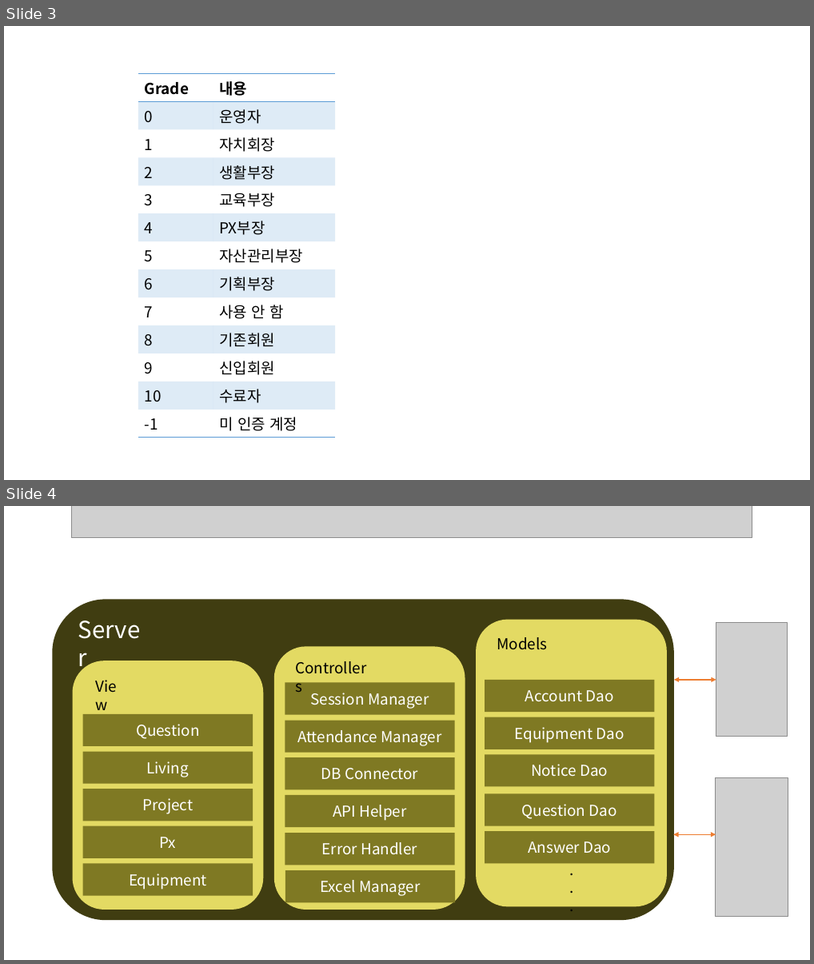
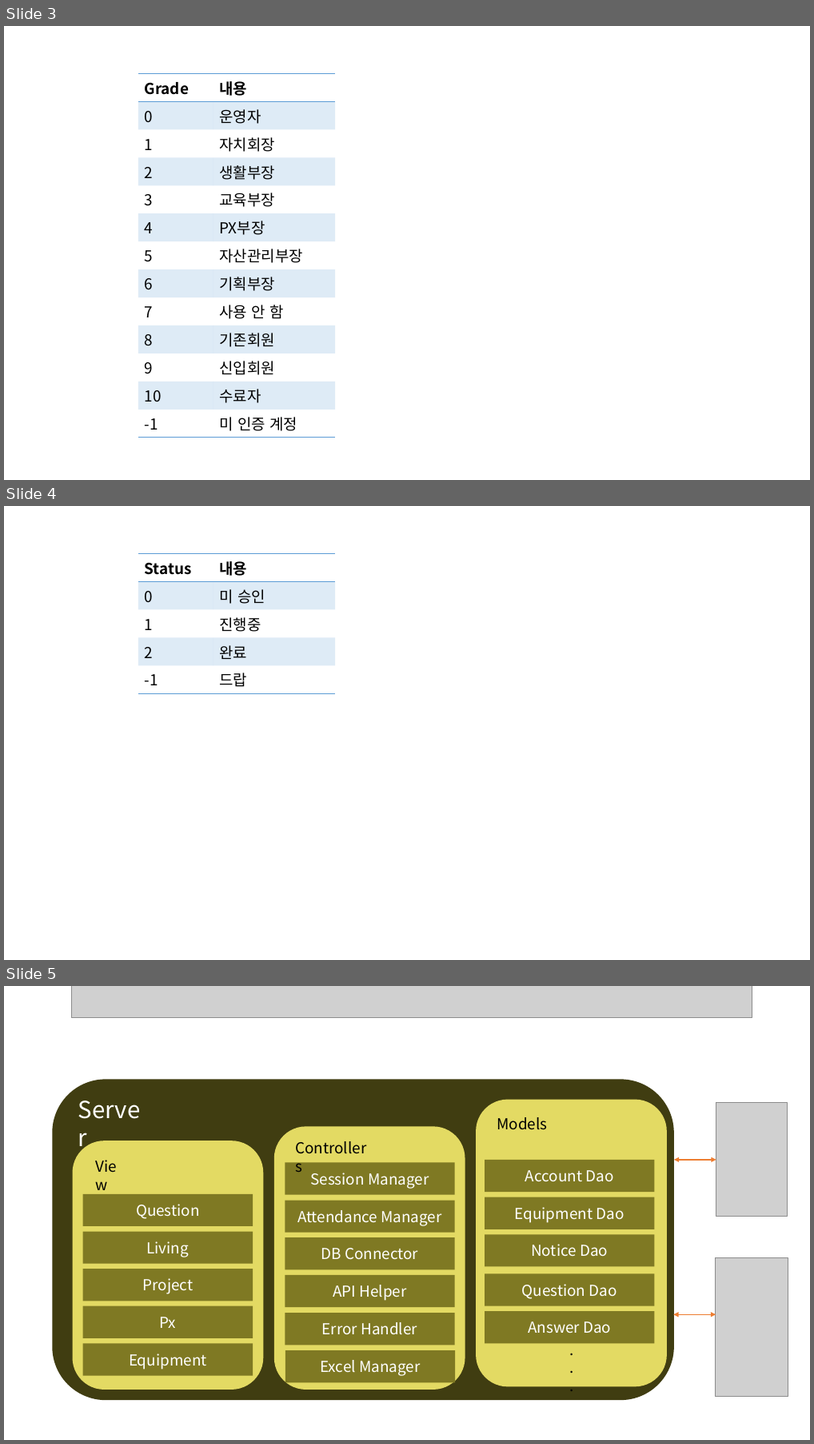
Before and after one commit to Jeonilju/RenewSecsm, a slide deck: 문서/프레젠테이션1.pptx. Shown one above the other, each under a label of ours: slides 3 and 4 before the commit, slides 3, 4 and 5 after it. The pictures are 814x964 and 814x1444 pixels, drawn with LibreOffice and Linux fonts; fonts in the diff are those of the drawing; grey boxes stand for pictures. Boxes give left, top, right and bottom in pixels: in the first picture for what was removed or moved away, otherwise in the second. Text is boxed around its words. In the diff, an @@ line names an element or a change of style, - is before the commit and + after.

```diff
--- a/문서/프레젠테이션1.pptx
+++ b/문서/프레젠테이션1.pptx
@@ slide 4 added at bbox=[4, 506, 810, 960], background #FFFFFF @@
@@ table added at bbox=[138, 554, 335, 690], 5 rows, 2 columns @@
+Status | 내용
+0 | 미 승인
+1 | 진행중
+2 | 완료
+-1 | 드랍
@@ what was slide 4 is now slide 5 @@
```
Also in this commit, not shown: 10 other files.
